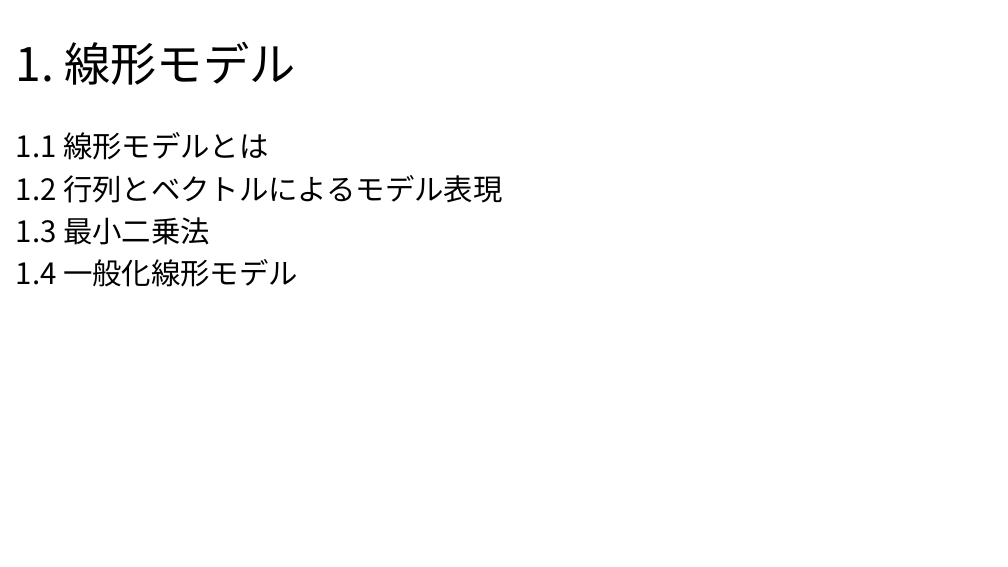
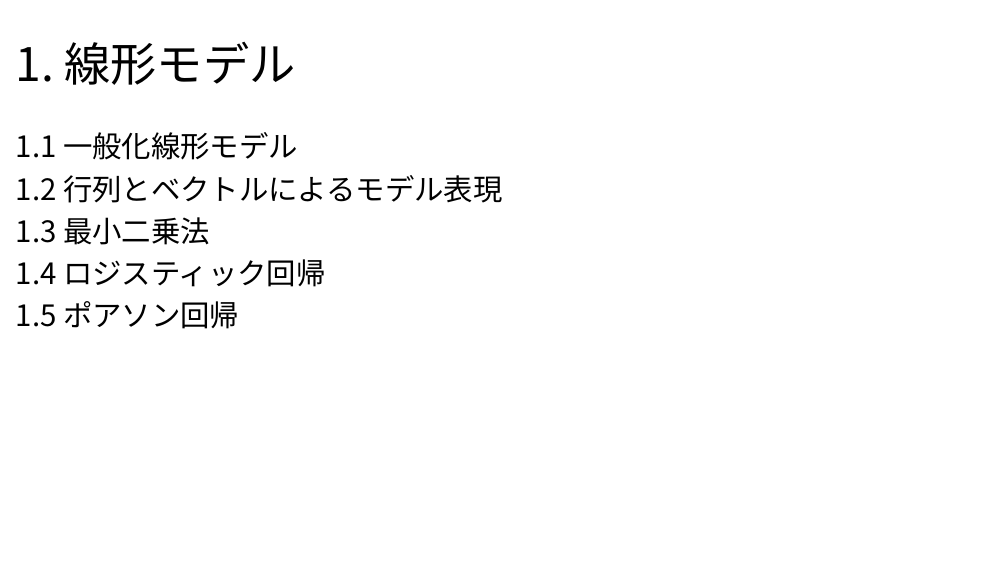
Before and after one commit to Yoshifumi14/stats, a slide deck: slide 3 of statistics2.pptx. Drawn at 1008x567 pixels with LibreOffice and Linux fonts; fonts in the diff are those of the drawing. Boxes give left, top, right and bottom in pixels: in the first picture for what was removed or moved away, otherwise in the second. Text is boxed around its words. In the diff, an @@ line names an element or a change of style, - is before the commit and + after.

```diff
--- a/statistics2.pptx
+++ b/statistics2.pptx
@@ text at [16,132,298,160]: text changed @@
-1.1 線形モデルとは
+1.1 一般化線形モデル
@@ text at [16,259,325,329]: text changed @@
-1.4 一般化線形モデル
+1.4 ロジスティック回帰
+1.5 ポアソン回帰
```
Also in this commit, not shown: 9 other slides changed, 3 other files.
